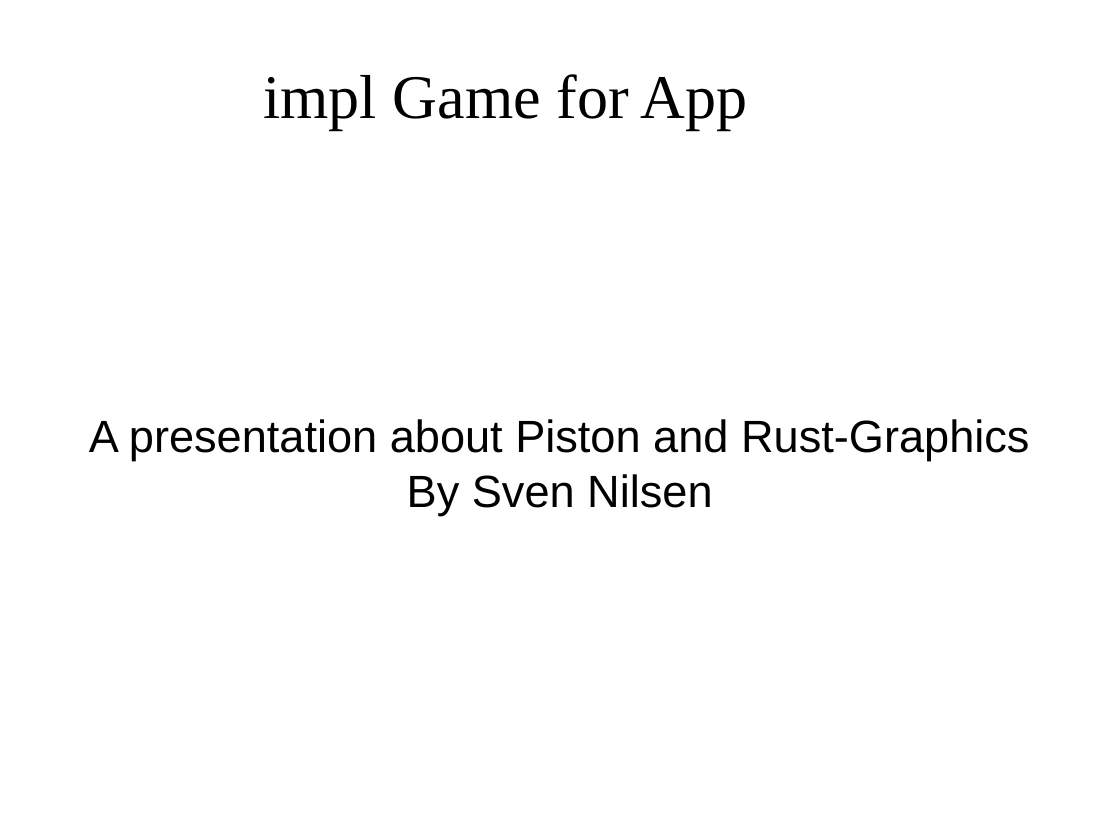
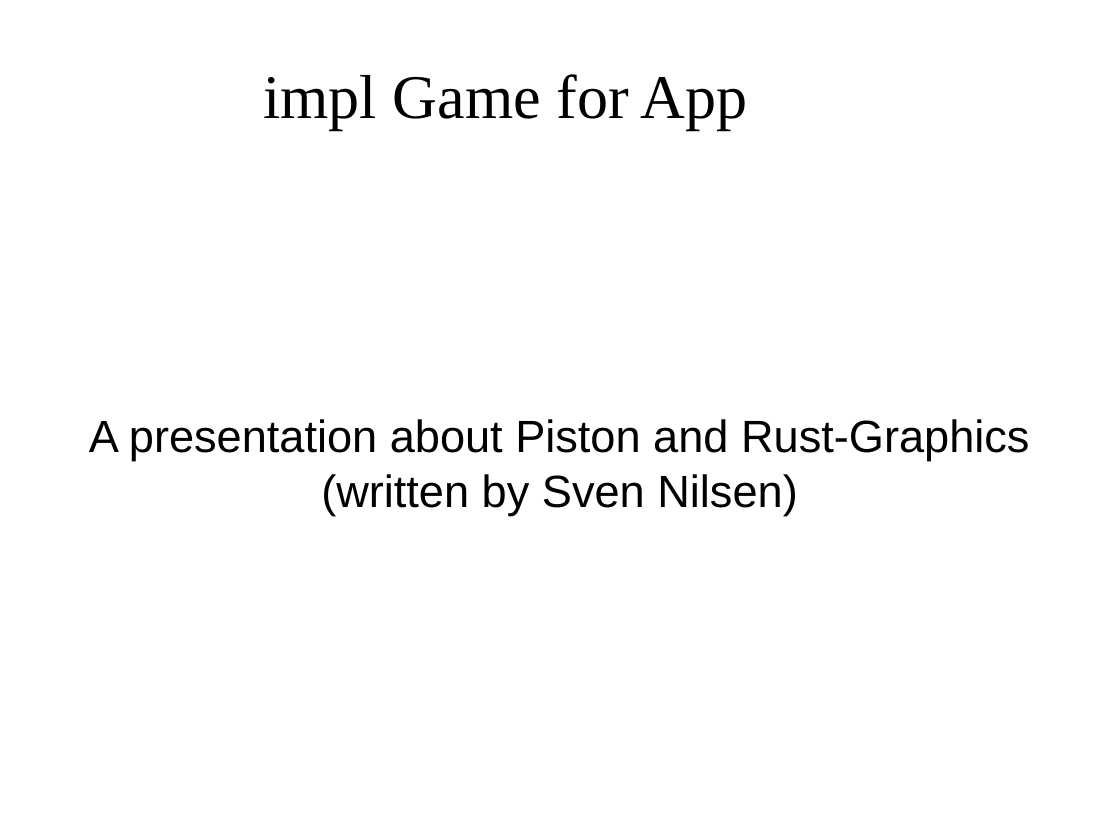
Before and after one commit to PistonDevelopers/piston, a slide deck: slide 1 of learning materials/impl Game for App.odp. Drawn at 1120x840 pixels with LibreOffice and Linux fonts; fonts in the diff are those of the drawing; background and template pictures are left out. Boxes give left, top, right and bottom in pixels: in the first picture for what was removed or moved away, otherwise in the second. Text is boxed around its words. In the diff, an @@ line names an element or a change of style, - is before the commit and + after.

```diff
--- a/learning materials/impl Game for App.odp
+++ b/learning materials/impl Game for App.odp
@@ subtitle at bbox=[321, 474, 797, 515]: text changed @@
-By Sven Nilsen
+(written by Sven Nilsen)
```
Also in this commit, not shown: 3 other slides changed, 2 slides added.
